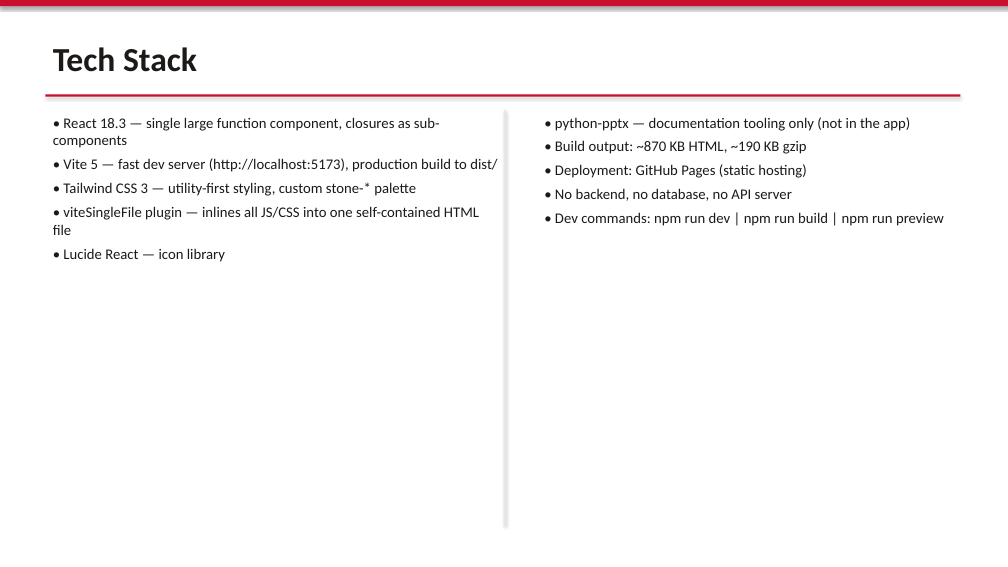
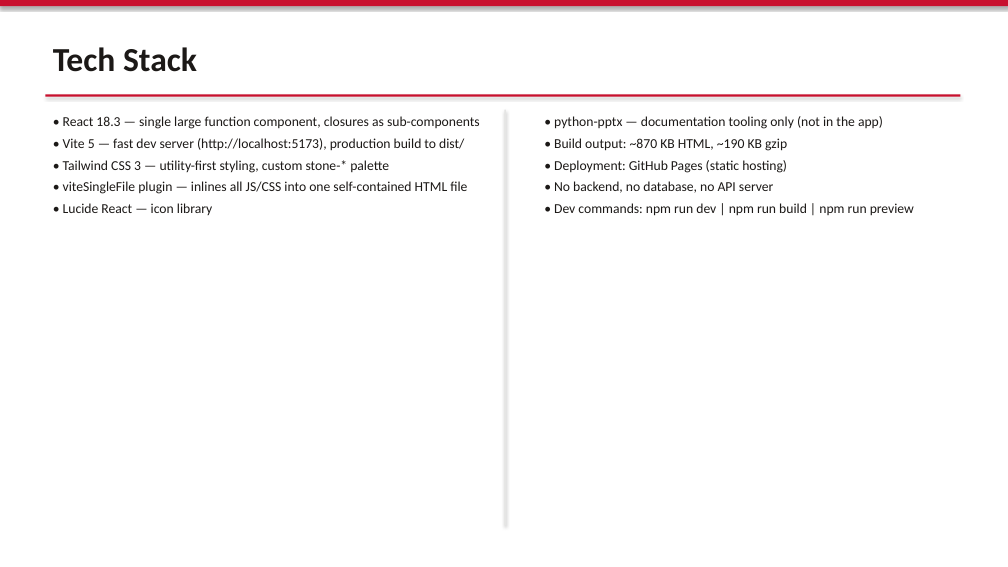
Before and after one commit to imscots-ui/santander, a slide deck: slide 11 of Santander_Architecture.pptx. Drawn at 1008x567 pixels with LibreOffice and Linux fonts; fonts in the diff are those of the drawing. Boxes give left, top, right and bottom in pixels: in the first picture for what was removed or moved away, otherwise in the second. Text is boxed around its words. In the diff, an @@ line names an element or a change of style, - is before the commit and + after.

```diff
--- a/Santander_Architecture.pptx
+++ b/Santander_Architecture.pptx
@@ text "• React 18.3 — single ..." at [63, 116, 480, 215]: size 14 to 13 pt; less space between paragraphs @@
@@ text "• python-pptx — documentation tooling ..." at [554, 116, 914, 216]: size 14 to 13 pt; less space between paragraphs @@
```
Also in this commit, not shown: 7 other slides changed, 7 other files.
